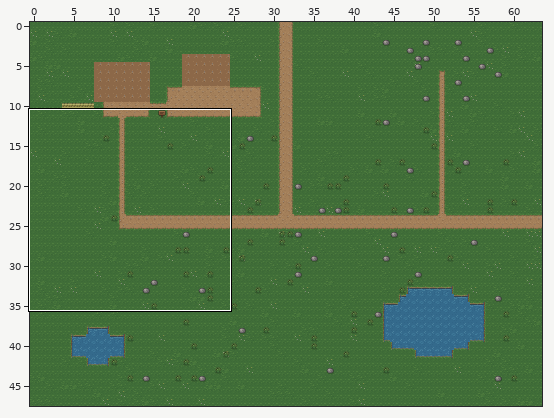
Two versions of a level (Tiled map (JSON), public/assets/maps/farm.tmj). Above: a wide view before the commit, with the close-up outlined.
Close-up. First the earlier version:
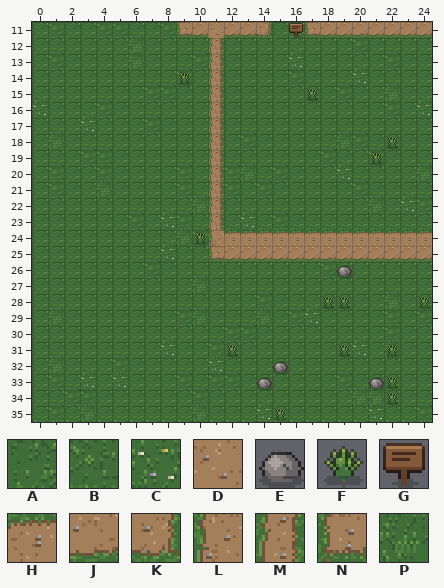
Cells are 16x16 px. Shown: x 0..24, y 11..35. The commit also changed other parts of the map, which this record leaves out.
Key: from "farm_tiles": A 0, B 1, C 2, D 3, E 8, F 19, G 21, H 41, J 44, K 46, L 48, M 50, N 52, P 62.
_ is an empty cell.
Layers that did not change in this view are not listed.
Layer "ground" before, first column x 0:
11 ABAABBAABNJDJJKAANJJJJJJJ
12 AAAAAAPAAAAMAAAAAAAABAAAA
13 ABAAAAPAAABMAAAACAAAAABAA
14 AAAAAAAAABAMAAAABAAACAAAA
15 AAAAAAABBAAMAAAAAAABAAPAA
16 CAAABAAAAAAMAAAAAAAAAABAC
17 AAACAAABAAAMAAAAAAAAAAAAA
18 APAAAAAAAAAMABAAAAAPBAAAA
19 AAABBAAAAAAMAAAAAABAABAAA
20 ABAABAAAABAMBPABAAACAAAAP
21 ABAAPAAAABAMBABAAAAABAAAA
22 AAAAAAAAAAPMAAAAAAAAAPACB
23 AAAAAABACBAMACABAAAAAAAAA
24 AAAAAAAAAPBLHHHHHHHHHHHHH
25 AAAAAAAACAANJJJJJJJJJJJJJ
26 AAAAAAABAAAAAAAAAABAAAAAA
27 AAAAAAAAAAPAAAAAAAAAAAAAA
28 AAAAAAAAAAAAAABAAAAAAAPAA
29 APAAAAAAABPAAAPABCAAAABAB
30 AAAAAAAAAAAABBAAAAAAAABAA
31 AAAAAAAACAABAAAAAAAACAPAA
32 APAAABAAAAACAAAAAAAAAAAAA
33 ABACACAAABABBAAAAAABAAAAA
34 AABBAAAAAABAAAAAAAAAPPAAA
35 ABAPAAAAAAPAAACAAAAAACAAB
Layer "decor" before, first column x 0:
11 ________________G________
12 _________________________
13 _________________________
14 _________F_______________
15 _________________F_______
16 _________________________
17 _________________________
18 ______________________F__
19 _____________________F___
20 _________________________
21 _________________________
22 _________________________
23 _________________________
24 __________F______________
25 _________________________
26 ___________________E_____
27 _________________________
28 __________________FF____F
29 _________________________
30 _________________________
31 ____________F______F__F__
32 _______________E_________
33 ______________E______EF__
34 ______________________F__
35 _______________F_________
The result:
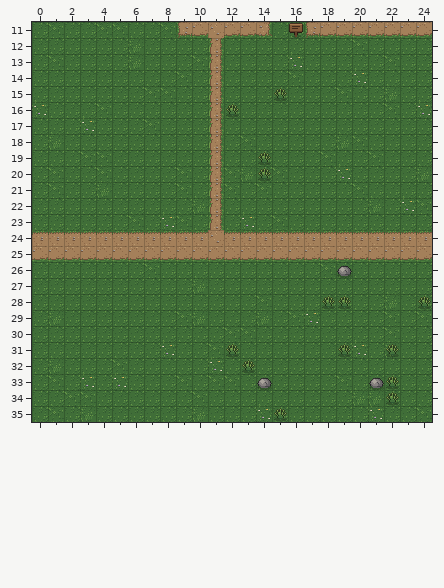
From old to new:
Layer "ground":
y 24: x 0..11 AAAAAAAAAPBL -> HHHHHHHHHHHD
y 25: x 0..11 AAAAAAAACAAN -> JJJJJJJJJJJJ
Layer "decor":
y 14: x 9 F -> _
y 15: x 15 _ -> F; x 17 F -> _
y 16: x 12 _ -> F
y 18: x 22 F -> _
y 19: x 14 _ -> F; x 21 F -> _
y 20: x 14 _ -> F
y 24: x 10 F -> _
y 32: x 13 _ -> F; x 15 E -> _
